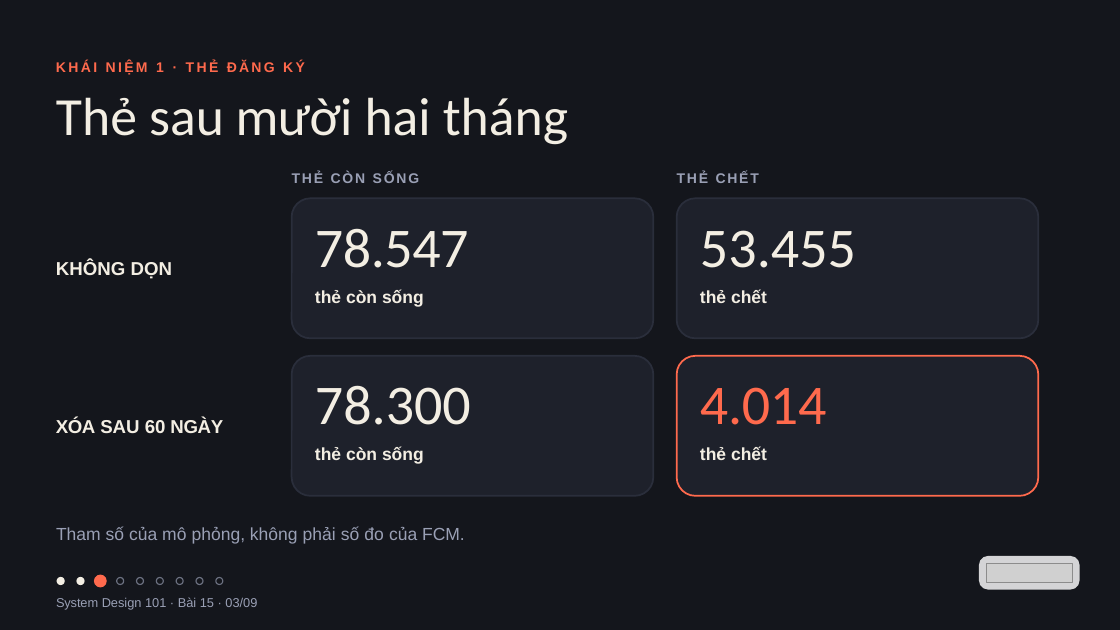
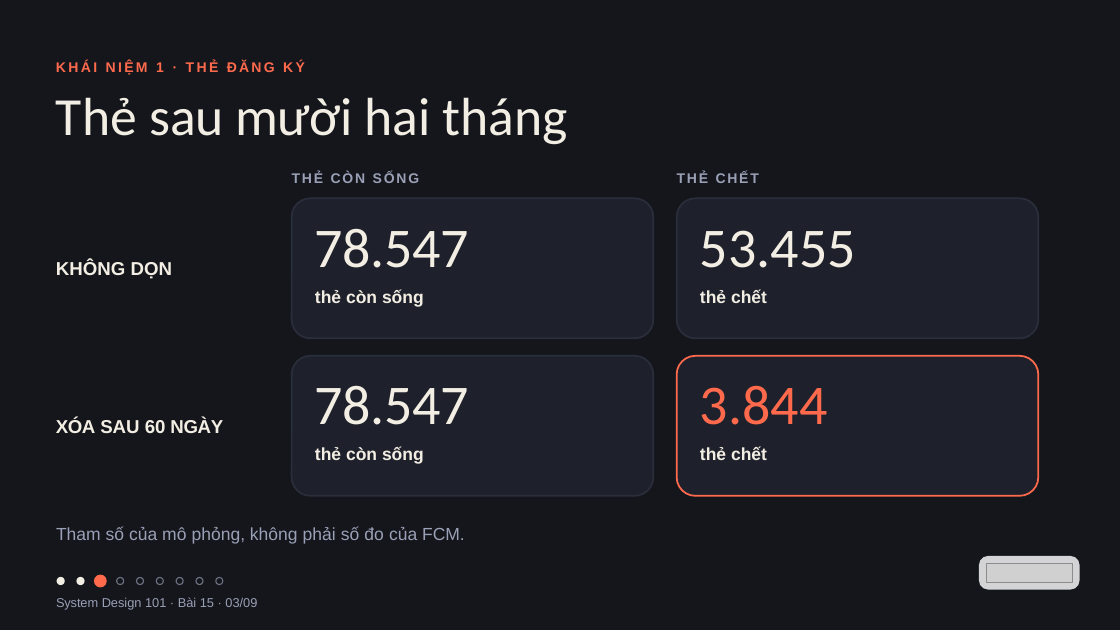
Before and after one commit to vohoailinh90/tool-marketing-studio, a slide deck: slide 3 of system-design-101/vi/lessons/sd-12-015/slides/sd-12-015.pptx. Drawn at 1120x630 pixels with LibreOffice and Linux fonts; fonts in the diff are those of the drawing; grey boxes stand for pictures. Boxes give left, top, right and bottom in pixels: in the first picture for what was removed or moved away, otherwise in the second. Text is boxed around its words. In the diff, an @@ line names an element or a change of style, - is before the commit and + after.

```diff
--- a/system-design-101/vi/lessons/sd-12-015/slides/sd-12-015.pptx
+++ b/system-design-101/vi/lessons/sd-12-015/slides/sd-12-015.pptx
@@ text at bbox=[315, 385, 469, 425]: text changed @@
-78.300
+78.547
@@ text at bbox=[700, 385, 828, 425]: text changed @@
-4.014
+3.844
```
Also in this commit, not shown: 1 other slide changed, 2 other files.
